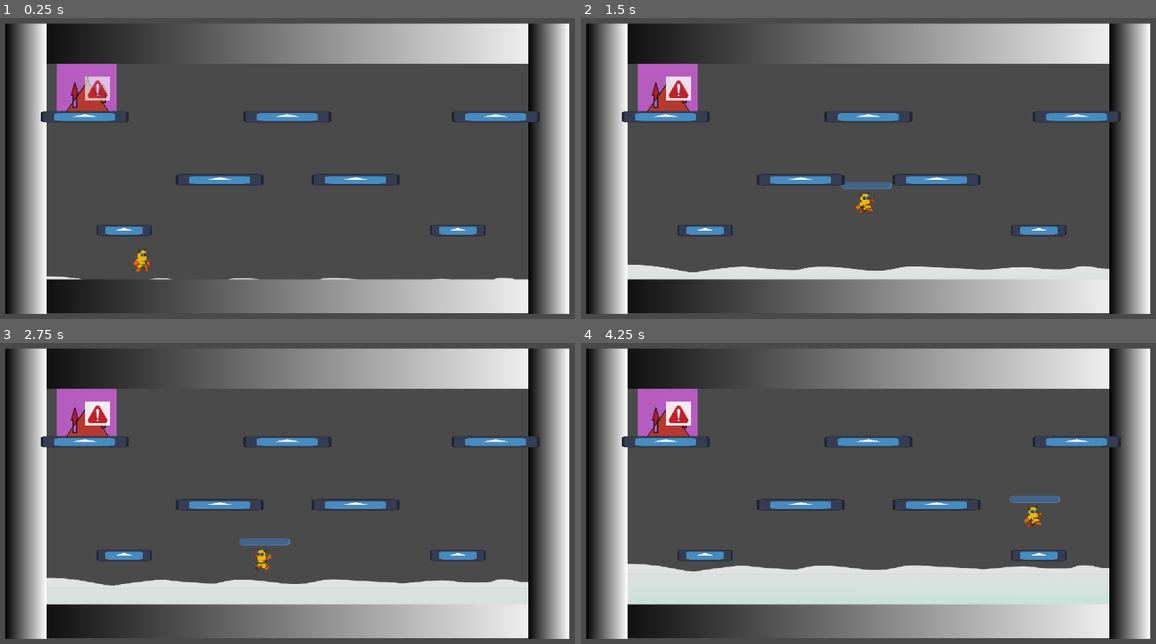
Above: before the commit, frames 1-4 (two rows, left to right).
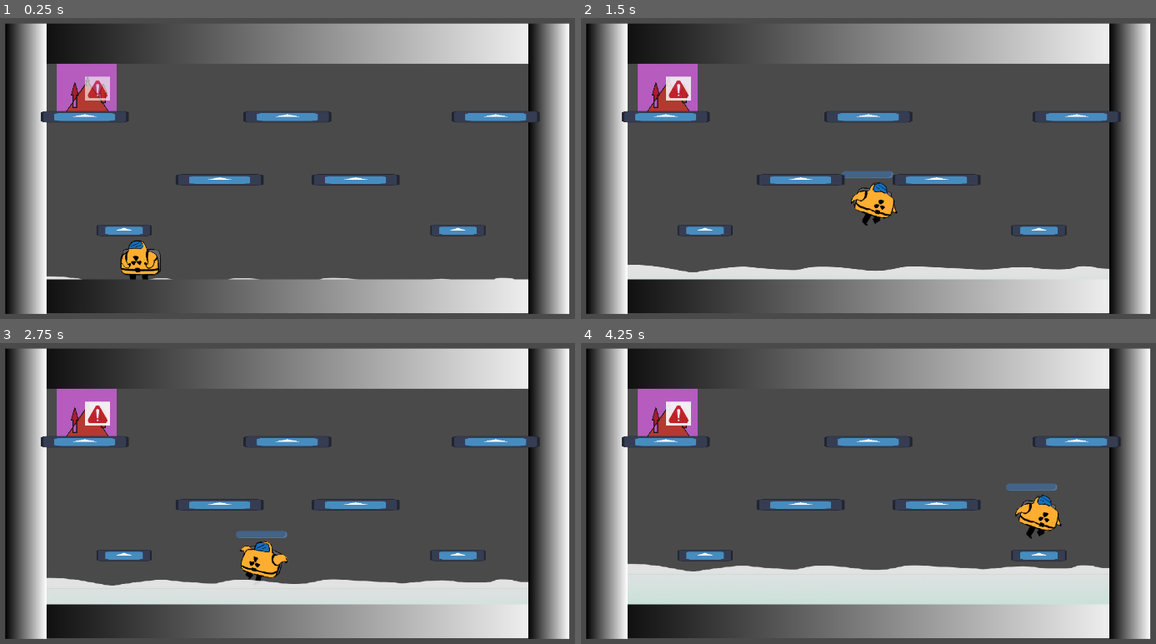
Above: after the commit, the same moments.

Repository: dareios99/GodotJam
Game: Godot game, scene res://main.tscn
Two runs of this game, one before a commit and one after it. Both use one fixed random seed, a clock stepped at 60 frames per second and the inputs below. The engine's default icon, where the game draws it, is replaced by a stand-in: a white triangle on a blue panel in a dark square.
Inputs:
- Up to frame 1 (0.25 s): no input
- Up to frame 2 (1.5 s): hold Right (right) from 0.53 s (still down); tap Space (jump) at 0.6, 0.77, 1.07 s; tap X (activate_task) at 1.35 s
- Up to frame 3 (2.75 s): tap Space (jump) at 1.52, 1.55, 1.82, 2.1 s; release Right (right) at 2.03 s; hold Left (left) from 2.03 s (still down)
- Up to frame 4 (4.25 s): release Left (left) at 2.78 s; hold Right (right) from 2.78 s (still down); tap X (activate_task) at 2.85 s; tap Space (jump) at 3.02, 3.05, 3.32, 3.6, 3.77, 4.07 s

The runs differ from the first frame. In frame 1, 0.7% of the frame differs, in the area x 20-28%, y 73-87%; in frame 2, 1.0%; in frame 3, 1.1%, in the area x 41-51%, y 62-80%; in frame 4, 1.1%.

Commit message:
new player animations

Diff:
--- a/player.gd
+++ b/player.gd
@@ -93,7 +93,7 @@
 		else:
 			_animated_sprite.play("idle")
 
-	_animated_sprite.set_flip_h( current_direction == -1 )
+	_animated_sprite.set_flip_h( current_direction == 1 )
 
 func _physics_process(delta):
 	# Add the gravity.
--- a/player.tscn
+++ b/player.tscn
@@ -1,27 +1,20 @@
-[gd_scene load_steps=19 format=3 uid="uid://6i002bgkd0gu"]
+[gd_scene load_steps=12 format=3 uid="uid://6i002bgkd0gu"]
 
 [ext_resource type="Script" path="res://player.gd" id="1_4vxd3"]
 [ext_resource type="Texture2D" uid="uid://qt0vy1d5gwxc" path="res://bar_blue.png" id="2_k0fo2"]
-[ext_resource type="Texture2D" uid="uid://cgthju40uvofs" path="res://temporary-sprites/Player-idle/player-idle1.png" id="2_yp3j6"]
-[ext_resource type="Texture2D" uid="uid://d3uojc3yilh4c" path="res://temporary-sprites/Player-idle/player-idle2.png" id="3_bx4oy"]
-[ext_resource type="Texture2D" uid="uid://dwtkfyf1qna2x" path="res://temporary-sprites/Player-idle/player-idle3.png" id="4_7fjyc"]
-[ext_resource type="Texture2D" uid="uid://b1nqitqlfhgl7" path="res://temporary-sprites/Player-idle/player-idle4.png" id="5_djq7e"]
-[ext_resource type="Texture2D" uid="uid://rtai0jap3i06" path="res://temporary-sprites/Player-idle/player-idle5.png" id="6_far5d"]
-[ext_resource type="Texture2D" uid="uid://rg1a3tqi2qox" path="res://temporary-sprites/Player-idle/player-idle6.png" id="7_her3y"]
-[ext_resource type="Texture2D" uid="uid://dnrgks55o3018" path="res://temporary-sprites/player-run/player-run1.png" id="8_e1df0"]
-[ext_resource type="Texture2D" uid="uid://bfw8u8h818ebu" path="res://temporary-sprites/Player-jump/player-jump1.png" id="8_ug6vc"]
-[ext_resource type="Texture2D" uid="uid://cikegcoemntt4" path="res://temporary-sprites/player-run/player-run2.png" id="9_d7vuk"]
-[ext_resource type="Texture2D" uid="uid://b0asegdk4vg0t" path="res://temporary-sprites/Player-jump/player-jump2.png" id="9_e7i2x"]
-[ext_resource type="Texture2D" uid="uid://csqy2eujojjas" path="res://temporary-sprites/player-run/player-run3.png" id="10_xvkqh"]
-[ext_resource type="Texture2D" uid="uid://clbnb5ilnsqah" path="res://temporary-sprites/player-run/player-run4.png" id="11_qykx0"]
-[ext_resource type="Texture2D" uid="uid://detgw8lbjfooe" path="res://temporary-sprites/player-run/player-run5.png" id="12_eswld"]
-[ext_resource type="Texture2D" uid="uid://bci0w08y38itp" path="res://temporary-sprites/player-run/player-run6.png" id="13_uewxj"]
+[ext_resource type="Texture2D" uid="uid://ckyl5nfkcadm5" path="res://temporary-sprites/Untitled_Artwork-7.png" id="3_o63h5"]
+[ext_resource type="Texture2D" uid="uid://hrqkow6ps7md" path="res://temporary-sprites/Untitled_Artwork-1.png" id="3_war6h"]
+[ext_resource type="Texture2D" uid="uid://c31m5kv3kp4v3" path="res://temporary-sprites/Untitled_Artwork-6.png" id="5_w5vxs"]
+[ext_resource type="Texture2D" uid="uid://civgjtpvtw16f" path="res://temporary-sprites/Untitled_Artwork-2.png" id="6_tw8sv"]
+[ext_resource type="Texture2D" uid="uid://dkeusc1n2sj3n" path="res://temporary-sprites/Untitled_Artwork-3.png" id="7_csvyg"]
+[ext_resource type="Texture2D" uid="uid://chwml0ybfevkq" path="res://temporary-sprites/Untitled_Artwork-4.png" id="8_i2lhk"]
+[ext_resource type="Texture2D" uid="uid://cqpens82wamra" path="res://temporary-sprites/Untitled_Artwork-5.png" id="9_lks1s"]
 
-[sub_resource type="SpriteFrames" id="SpriteFrames_skn88"]
+[sub_resource type="SpriteFrames" id="SpriteFrames_6vtee"]
 animations = [{
 "frames": [{
 "duration": 1.0,
-"texture": ExtResource("9_e7i2x")
+"texture": ExtResource("3_o63h5")
 }],
 "loop": true,
 "name": &"fall",
@@ -29,22 +22,7 @@
 }, {
 "frames": [{
 "duration": 1.0,
-"texture": ExtResource("2_yp3j6")
-}, {
-"duration": 1.0,
-"texture": ExtResource("3_bx4oy")
-}, {
-"duration": 1.0,
-"texture": ExtResource("4_7fjyc")
-}, {
-"duration": 1.0,
-"texture": ExtResource("5_djq7e")
-}, {
-"duration": 1.0,
-"texture": ExtResource("6_far5d")
-}, {
-"duration": 1.0,
-"texture": ExtResource("7_her3y")
+"texture": ExtResource("3_war6h")
 }],
 "loop": true,
 "name": &"idle",
@@ -52,7 +30,7 @@
 }, {
 "frames": [{
 "duration": 1.0,
-"texture": ExtResource("8_ug6vc")
+"texture": ExtResource("5_w5vxs")
 }],
 "loop": true,
 "name": &"jump",
@@ -60,22 +38,16 @@
 }, {
 "frames": [{
 "duration": 1.0,
-"texture": ExtResource("8_e1df0")
+"texture": ExtResource("6_tw8sv")
 }, {
 "duration": 1.0,
-"texture": ExtResource("9_d7vuk")
+"texture": ExtResource("7_csvyg")
 }, {
 "duration": 1.0,
-"texture": ExtResource("10_xvkqh")
+"texture": ExtResource("8_i2lhk")
 }, {
 "duration": 1.0,
-"texture": ExtResource("11_qykx0")
-}, {
-"duration": 1.0,
-"texture": ExtResource("12_eswld")
-}, {
-"duration": 1.0,
-"texture": ExtResource("13_uewxj")
+"texture": ExtResource("9_lks1s")
 }],
 "loop": true,
 "name": &"run",
@@ -83,26 +55,26 @@
 }]
 
 [sub_resource type="CapsuleShape2D" id="CapsuleShape2D_4237d"]
-radius = 25.0
-height = 82.0
+radius = 37.0
+height = 84.0
 
 [node name="CharacterBody2D" type="CharacterBody2D"]
 position = Vector2(16, 4)
 script = ExtResource("1_4vxd3")
 
 [node name="OxygenProgressBar" type="TextureProgressBar" parent="."]
-offset_left = 294.0
-offset_top = 429.0
-offset_right = 392.0
-offset_bottom = 443.0
+offset_left = 296.0
+offset_top = 409.0
+offset_right = 394.0
+offset_bottom = 423.0
 texture_progress = ExtResource("2_k0fo2")
 
 [node name="Sprite2D" type="AnimatedSprite2D" parent="."]
-position = Vector2(340, 465.625)
-scale = Vector2(1.375, 1.375)
-sprite_frames = SubResource("SpriteFrames_skn88")
+position = Vector2(350, 472)
+scale = Vector2(0.440844, 0.440844)
+sprite_frames = SubResource("SpriteFrames_6vtee")
 animation = &"fall"
 
 [node name="CollisionShape2D" type="CollisionShape2D" parent="."]
-position = Vector2(341, 468)
+position = Vector2(344, 468)
 shape = SubResource("CapsuleShape2D_4237d")
--- a/project.godot
+++ b/project.godot
@@ -19,6 +19,7 @@
 
 window/size/viewport_width=1280
 window/size/viewport_height=720
+window/stretch/mode="viewport"
 
 [input]
 
Binary file added: temporary-sprites/Untitled_Artwork-1.png
Not shown, added: temporary-sprites/Untitled_Artwork-1.png.import
Binary file added: temporary-sprites/Untitled_Artwork-2.png
Not shown, added: temporary-sprites/Untitled_Artwork-2.png.import
Binary file added: temporary-sprites/Untitled_Artwork-3.png
Not shown, added: temporary-sprites/Untitled_Artwork-3.png.import
Binary file added: temporary-sprites/Untitled_Artwork-4.png
Not shown, added: temporary-sprites/Untitled_Artwork-4.png.import
Binary file added: temporary-sprites/Untitled_Artwork-5.png
Not shown, added: temporary-sprites/Untitled_Artwork-5.png.import
Binary file added: temporary-sprites/Untitled_Artwork-6.png
Not shown, added: temporary-sprites/Untitled_Artwork-6.png.import
(and 2 more such lines)
